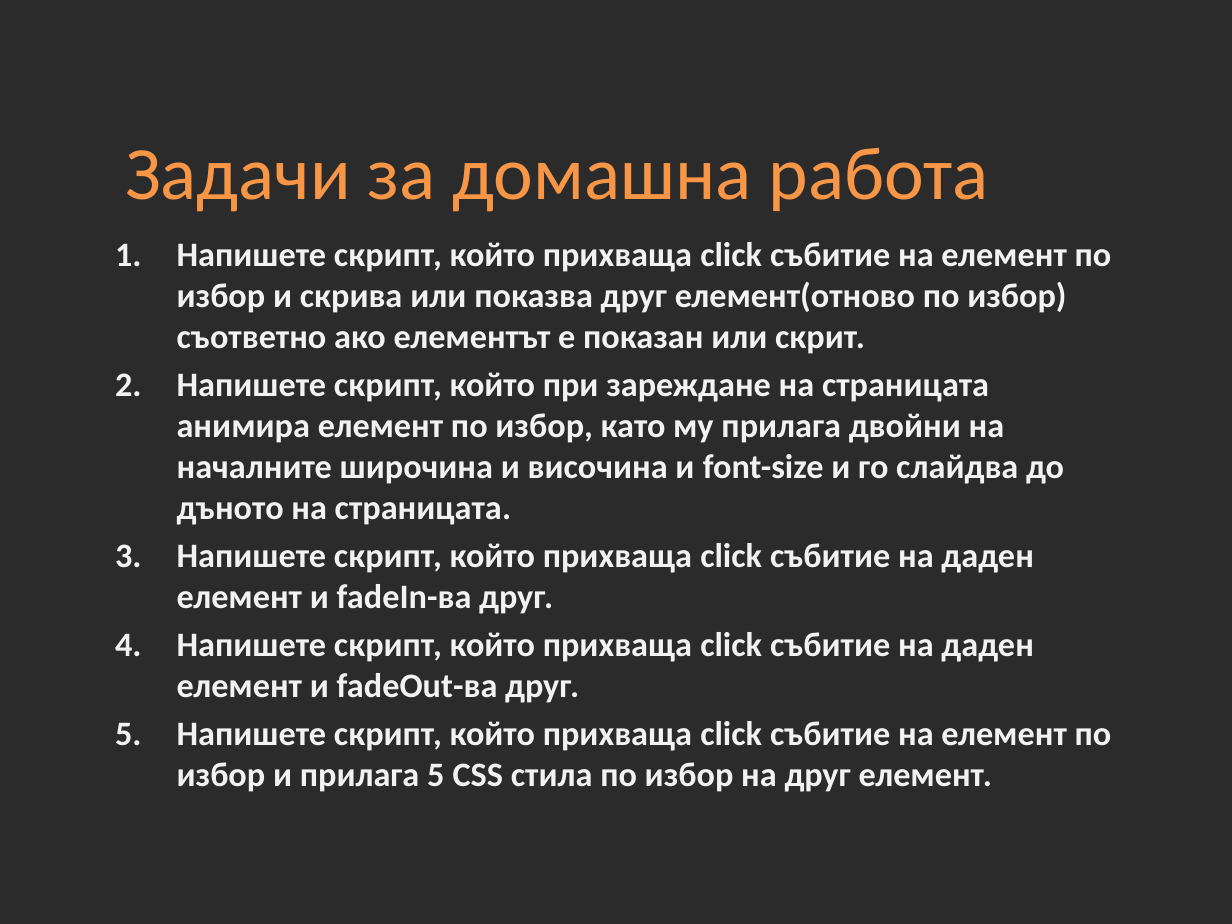
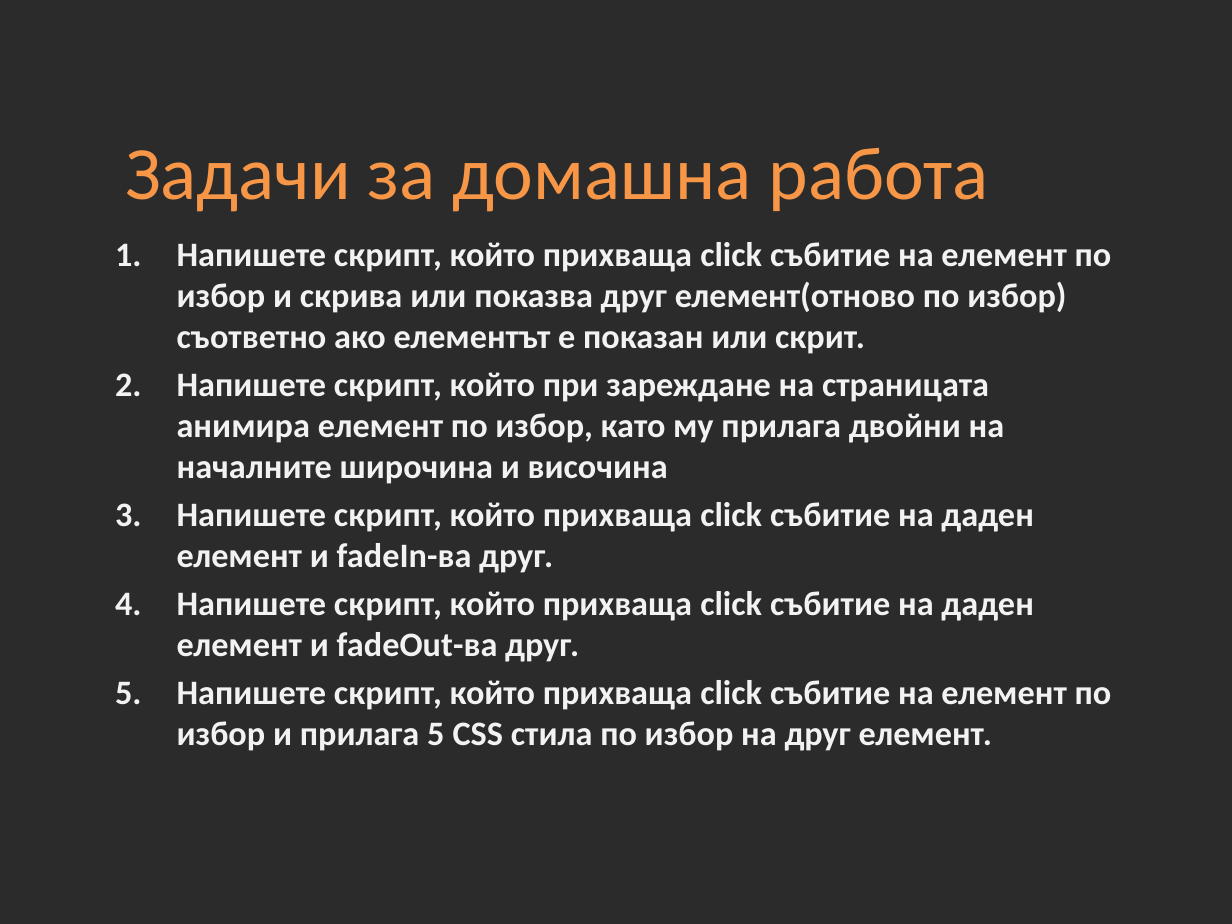
Before and after one commit to Academy-Soft-Intellect/Front-End-Course, a slide deck: slide 28 of 13-jQuery/13-jQuery.pptx. Drawn at 1232x924 pixels with LibreOffice and Linux fonts; fonts in the diff are those of the drawing; background and template pictures are left out; a plain dark background stands for a picture behind light text. Boxes give left, top, right and bottom in pixels: in the first picture for what was removed or moved away, otherwise in the second. Text is boxed around its words. In the diff, an @@ line names an element or a change of style, - is before the commit and + after.

```diff
--- a/13-jQuery/13-jQuery.pptx
+++ b/13-jQuery/13-jQuery.pptx
@@ text at (x1=177, y1=372, x2=1005, y2=484): text changed @@
-2. Напишете скрипт, който при зареждане на страницата анимира елемент по избор, като му прилага двойни на началните широчина и височина и font-size и го слайдва до дъното на страницата.
+2. Напишете скрипт, който при зареждане на страницата анимира елемент по избор, като му прилага двойни на началните широчина и височина
```
Also in this commit, not shown: 1 other slide changed, 5 other files.
